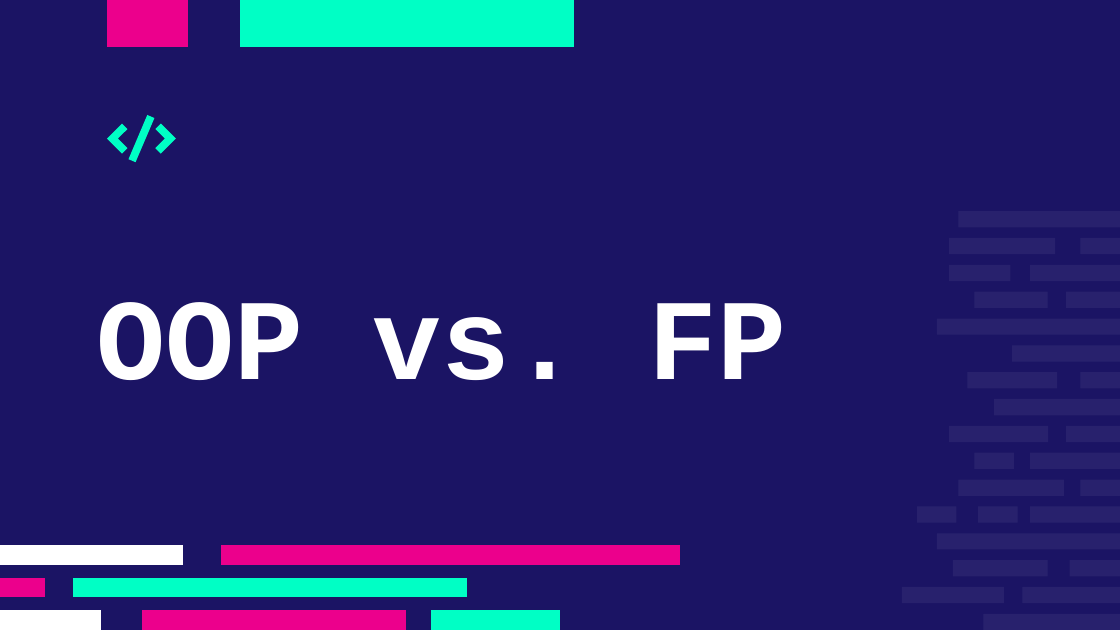
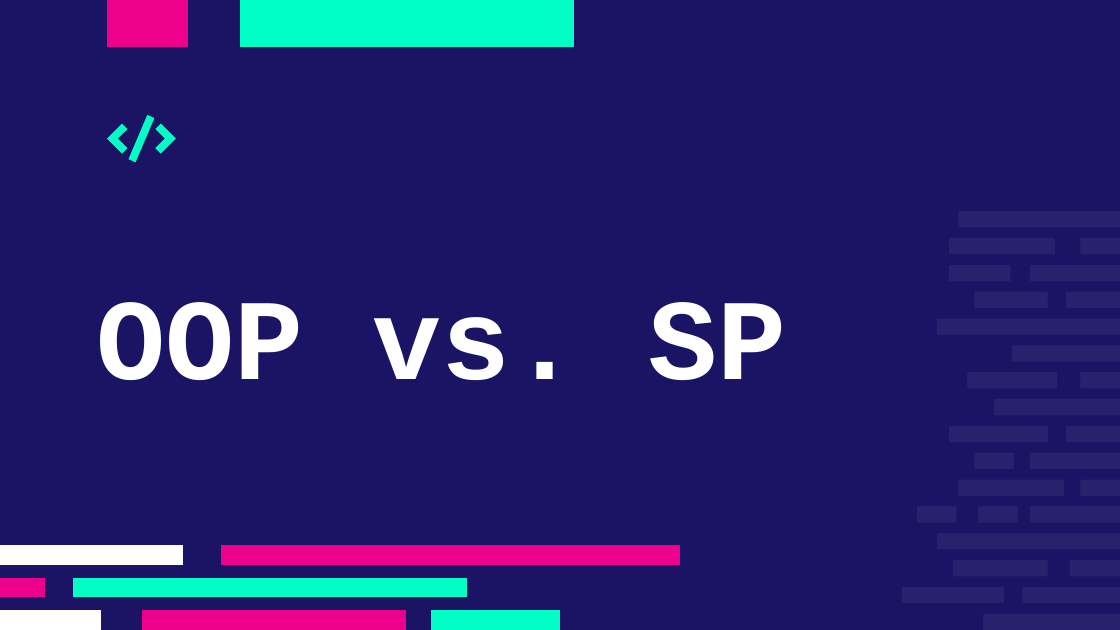
Before and after one commit to F4bianKoch/OPP_Analyse_Einsatzmoeglichkeiten, a slide deck: slide 6 of OOP_Analyse_und_Einstatzmöglichkeiten.odp (slide 5 before the commit). Drawn at 1120x630 pixels with LibreOffice and Linux fonts; fonts in the diff are those of the drawing; background and template pictures are left out. Boxes give left, top, right and bottom in pixels: in the first picture for what was removed or moved away, otherwise in the second. Text is boxed around its words. In the diff, an @@ line names an element or a change of style, - is before the commit and + after.

```diff
--- a/OOP_Analyse_und_Einstatzmöglichkeiten.odp
+++ b/OOP_Analyse_und_Einstatzmöglichkeiten.odp
@@ title at (x1=96, y1=302, x2=786, y2=380): text changed @@
-OOP vs. FP
+OOP vs. SP
```
Also in this commit, not shown: 2 other slides changed, 12 slides added, 2 slides removed, 5 other files.
